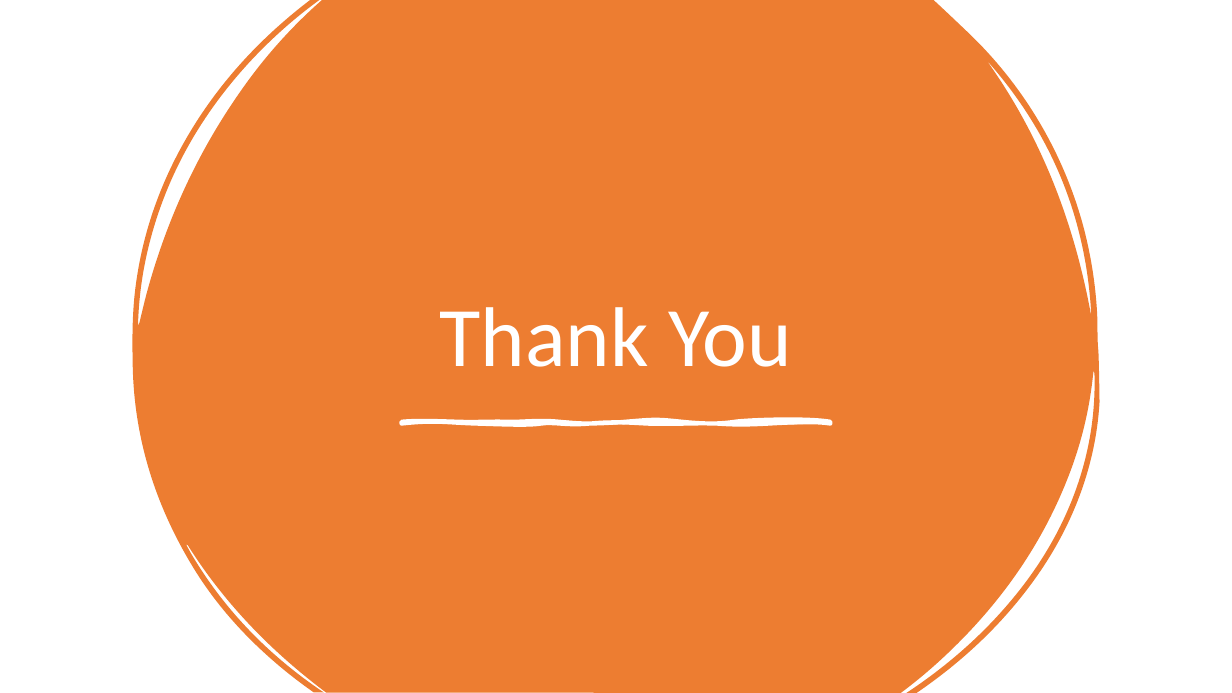
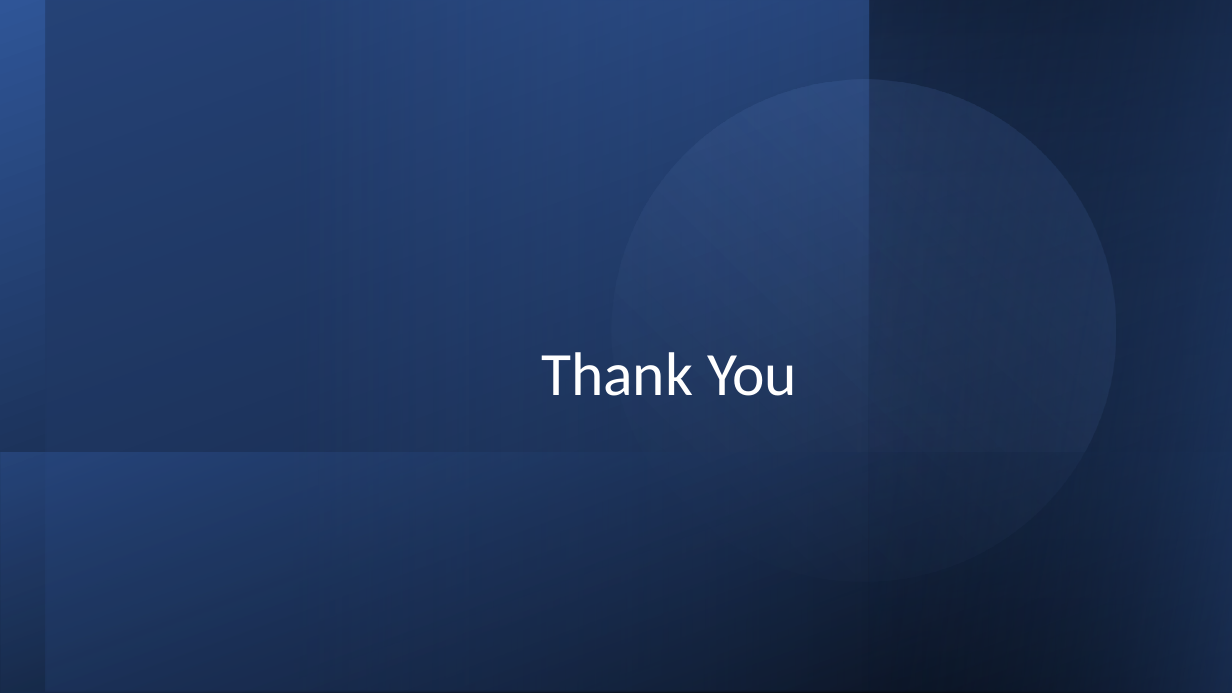
Before and after one commit to nitinjosepaul/test_forge, a slide deck: slide 9 of resource/ADTest Framework POC.pptx. Drawn at 1232x693 pixels with LibreOffice and Linux fonts; fonts in the diff are those of the drawing. Boxes give left, top, right and bottom in pixels: in the first picture for what was removed or moved away, otherwise in the second. Text is boxed around its words. In the diff, an @@ line names an element or a change of style, - is before the commit and + after.

```diff
--- a/resource/ADTest Framework POC.pptx
+++ b/resource/ADTest Framework POC.pptx
@@ rectangle added at (0, 0, 1232, 693), fill gradient #000000 to #2F5597 @@
@@ rectangle added at (46, 0, 1232, 691), fill gradient #203864 to #4472C4 @@
@@ freeform shape removed at (132, 0, 1100, 693) @@
@@ ellipse added at (554, 22, 1174, 640), fill gradient #4472C4 to #8FAADC @@
@@ rectangle added at (869, 0, 1232, 693), fill gradient #2F5597 to #000000 @@
@@ rectangle added at (870, 0, 1232, 693), fill gradient #2F5597 to #000000 @@
@@ title "Thank You": place and size @@
-title "Thank You" at (440, 307, 792, 367)
+title "Thank You" at (541, 352, 797, 396)
@@ title "Thank You" at (541, 352, 797, 396): size 66 to 48 pt; alignment centre to right @@
@@ freeform shape removed at (402, 421, 831, 423) @@
@@ rectangle added at (1, 453, 1232, 693), fill gradient #2F5597 to #000000 @@
```
Also in this commit, not shown: 7 other slides changed, 1 slide added, 1 slide removed.
